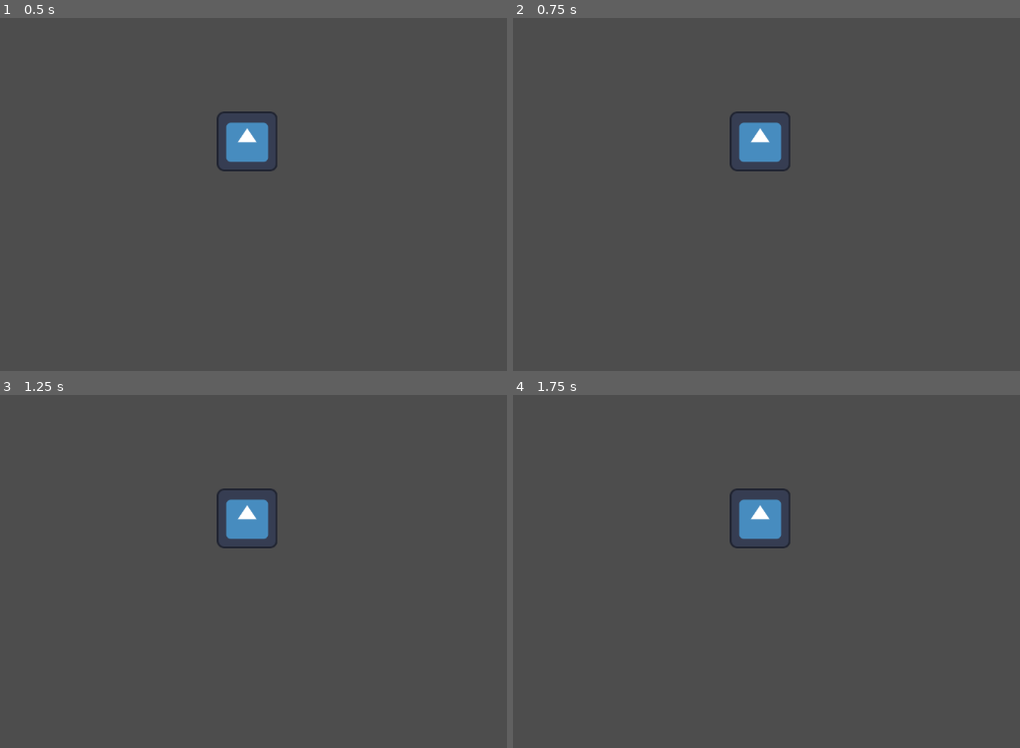
Above: before the commit, frames 1-4 (two rows, left to right).
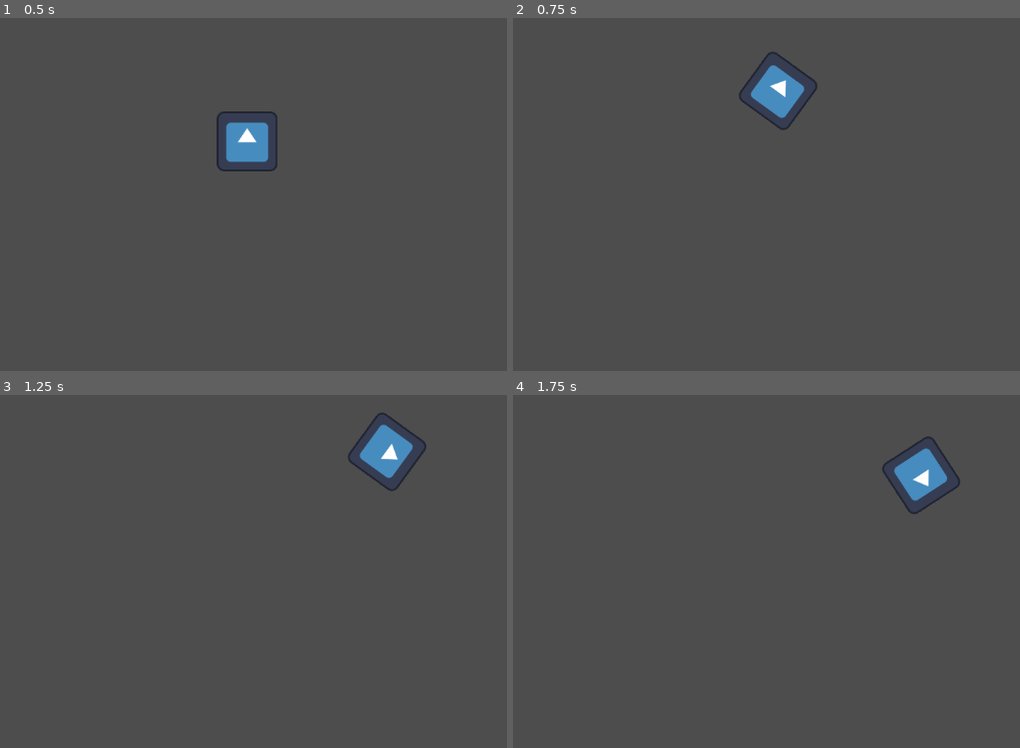
Above: after the commit, the same moments.

Repository: jaus0416/godotlearn
Game: Godot game, scene res://sprite_2d.tscn
Same seed, same stepped clock (60 frames per second), same inputs: the game is played once before the commit and once after it. The engine's default icon, where the game draws it, is replaced by a stand-in: a white triangle on a blue panel in a dark square.
Inputs (mouse positions are in pixels of both pictures, inside the frame that each line leads up to):
- Up to frame 1 (0.5 s): no input
- Up to frame 2 (0.75 s): tap Enter at 0.5 s; move the mouse to (outside the picture) at 0.52 s; hold Right (ui_right) from 0.53 s (still down); click (outside the picture) at 0.67 s
- Up to frame 3 (1.25 s): keep holding Right (ui_right)
- Up to frame 4 (1.75 s): move the mouse to (751, 550) at 1.27 s; release Right (ui_right) at 1.28 s; hold Down (ui_down) from 1.28 s (still down); click (751, 550) at 1.42 s

Frame 1 is identical in both runs. In frame 2, 2.4% of the frame differs, in the area x 42-60%, y 9-44%; in frame 3, 2.5%; in frame 4, 2.5%, in the area x 42-89%, y 11-44%.

Commit message:
fix:优化-左右不仅控制旋转，同时移动

Diff:
--- a/sprite_2d.gd
+++ b/sprite_2d.gd
@@ -66,89 +66,101 @@
 		#position += move_pos
 
 # 4. >>>>>> wasd / 上下左右 / 鼠标左键 控制方向并移动
-#func _process(delta):
-	## 记录一个快照
-	#var mouse_position = get_global_mouse_position()
-	#var direction = caculate_direction(mouse_position)
-	#rotation += angular_speed * direction * delta
-	#var velocity = caculate_velocity(mouse_position, delta)
-	#position += velocity
-#
-## 计算要改变的方向
-#func caculate_direction(mouse_position):
-	## 方向键控制
-	## 判断是否向左
-	#if Input.is_action_pressed("ui_left") or Input.is_key_pressed(KEY_A):
-		#return -1
-	## 判断是否向右
-	#if Input.is_action_pressed("ui_right") or Input.is_key_pressed(KEY_D):
-		#return 1
-	## 判断鼠标控制
-	#if Input.is_mouse_button_pressed(MOUSE_BUTTON_LEFT):
-		#return caculate_mouse_direction(mouse_position)
-	#return 0
-#
-## 计算点按鼠标的情况下要改变的方向
-#func caculate_mouse_direction(mouse_position):
-	## 将鼠标点击位置转换到以物体为中心的坐标系下
-	#var relative_mouse_position = mouse_position - position
-	## 对相对位置向量根据物体旋转角度进行旋转，使其与物体朝向对齐
-	#var rotated_relative_mouse_position = rotate_vector(relative_mouse_position, -rotation)
-	#if rotated_relative_mouse_position.x < 0:
-		#return -1
-	#elif rotated_relative_mouse_position.x > 0:
-		#return 1
-	#return 0
-#
-## 对向量根据给定角度进行旋转操作（这里采用二维旋转矩阵的原理实现）
-#func rotate_vector(vector, angle_radians):
-	#var cos_angle = cos(angle_radians)
-	#var sin_angle = sin(angle_radians)
-	#return Vector2(
-		#vector.x * cos_angle - vector.y * sin_angle,
-		#vector.x * sin_angle + vector.y * cos_angle
-	#)
-#
-## 计算移动速度
-#func caculate_velocity(mouse_position, delta):
-	## 方向键控制
-	#if Input.is_action_pressed("ui_up") or Input.is_key_pressed(KEY_W):
-		#return Vector2.UP.rotated(rotation) * speed * delta
-	#if Input.is_action_pressed("ui_down") or Input.is_key_pressed(KEY_S):
-		#return Vector2.DOWN.rotated(rotation) * speed * delta
-	## 鼠标控制
-	#if Input.is_mouse_button_pressed(MOUSE_BUTTON_LEFT):
-		#return caculate_mouse_velocity(mouse_position, delta)
-	#return Vector2.ZERO
-#
-## 计算鼠标移动的位置
-#func caculate_mouse_velocity(mouse_position, delta):
-	#if mouse_position - position != Vector2.ZERO:
-		#var velocity = Vector2.UP.rotated(rotation) * speed * delta
-		#print("user position: " + str(position))
-		#print("mouse position: " + str(mouse_position))
-		#print("mouse velocity: " + str(velocity))
-		## 如果超过了鼠标位置，最远移动到鼠标位置
-		#velocity = handle_mouse_move_over_target(position, velocity, mouse_position)
-		#print("fixed velocity: " + str(velocity))
-		#return velocity
-	#return Vector2.ZERO
-#
-##判断鼠标位移是否超过了目标位置
-#func handle_mouse_move_over_target(curr_position: Vector2, velocity: Vector2, mouse_position: Vector2):
-	#var need_move = mouse_position - curr_position
-	## 判断x轴
-	#if need_move.abs().x < velocity.abs().x:
-		#velocity.x = need_move.x
-	#if need_move.abs().y < velocity.abs().y:
-		#velocity.y = need_move.y
-	#return velocity
-	#
-## 获取向量当前方向
-#func get_vector_direction(vec: Vector2):
-	#var res = Vector2(1, 1)
-	#if vec.x < 0:
-		#res.x = -1
-	#if vec.y < 0:
-		#res.y = -1
-	#return res
+func _process(delta):
+	# 记录一个快照
+	var mouse_position = get_global_mouse_position()
+	var direction = caculate_direction(mouse_position)
+	rotation += angular_speed * direction * delta
+	var velocity = caculate_velocity(mouse_position, delta)
+	position += velocity
+
+# 计算要改变的方向
+func caculate_direction(mouse_position):
+	# 方向键控制
+	# 判断是否向左
+	if go_left():
+		return -1
+	# 判断是否向右
+	if go_right():
+		return 1
+	# 判断鼠标控制
+	if Input.is_mouse_button_pressed(MOUSE_BUTTON_LEFT):
+		return caculate_mouse_direction(mouse_position)
+	return 0
+
+func go_left():
+	return Input.is_action_pressed("ui_left") or Input.is_key_pressed(KEY_A)
+
+func go_right():
+	return Input.is_action_pressed("ui_right") or Input.is_key_pressed(KEY_D)
+
+func go_top():
+	return Input.is_action_pressed("ui_up") or Input.is_key_pressed(KEY_W)
+
+func go_down():
+	Input.is_action_pressed("ui_down") or Input.is_key_pressed(KEY_S)
+
+# 计算点按鼠标的情况下要改变的方向
+func caculate_mouse_direction(mouse_position):
+	# 将鼠标点击位置转换到以物体为中心的坐标系下
+	var relative_mouse_position = mouse_position - position
+	# 对相对位置向量根据物体旋转角度进行旋转，使其与物体朝向对齐
+	var rotated_relative_mouse_position = rotate_vector(relative_mouse_position, -rotation)
+	if rotated_relative_mouse_position.x < 0:
+		return -1
+	elif rotated_relative_mouse_position.x > 0:
+		return 1
+	return 0
+
+# 对向量根据给定角度进行旋转操作（这里采用二维旋转矩阵的原理实现）
+func rotate_vector(vector, angle_radians):
+	var cos_angle = cos(angle_radians)
+	var sin_angle = sin(angle_radians)
+	return Vector2(
+		vector.x * cos_angle - vector.y * sin_angle,
+		vector.x * sin_angle + vector.y * cos_angle
+	)
+
+# 计算移动速度
+func caculate_velocity(mouse_position, delta):
+	# 方向键控制
+	if go_top() or go_left() or go_right():
+		return Vector2.UP.rotated(rotation) * speed * delta
+	if go_down():
+		return Vector2.DOWN.rotated(rotation) * speed * delta
+	# 鼠标控制
+	if Input.is_mouse_button_pressed(MOUSE_BUTTON_LEFT):
+		return caculate_mouse_velocity(mouse_position, delta)
+	return Vector2.ZERO
+
+# 计算鼠标移动的位置
+func caculate_mouse_velocity(mouse_position, delta):
+	if mouse_position - position != Vector2.ZERO:
+		var velocity = Vector2.UP.rotated(rotation) * speed * delta
+		print("user position: " + str(position))
+		print("mouse position: " + str(mouse_position))
+		print("mouse velocity: " + str(velocity))
+		# 如果超过了鼠标位置，最远移动到鼠标位置
+		velocity = handle_mouse_move_over_target(position, velocity, mouse_position)
+		print("fixed velocity: " + str(velocity))
+		return velocity
+	return Vector2.ZERO
+
+#判断鼠标位移是否超过了目标位置
+func handle_mouse_move_over_target(curr_position: Vector2, velocity: Vector2, mouse_position: Vector2):
+	var need_move = mouse_position - curr_position
+	# 判断x轴
+	if need_move.abs().x < velocity.abs().x:
+		velocity.x = need_move.x
+	if need_move.abs().y < velocity.abs().y:
+		velocity.y = need_move.y
+	return velocity
+
+# 获取向量当前方向
+func get_vector_direction(vec: Vector2):
+	var res = Vector2(1, 1)
+	if vec.x < 0:
+		res.x = -1
+	if vec.y < 0:
+		res.y = -1
+	return res
